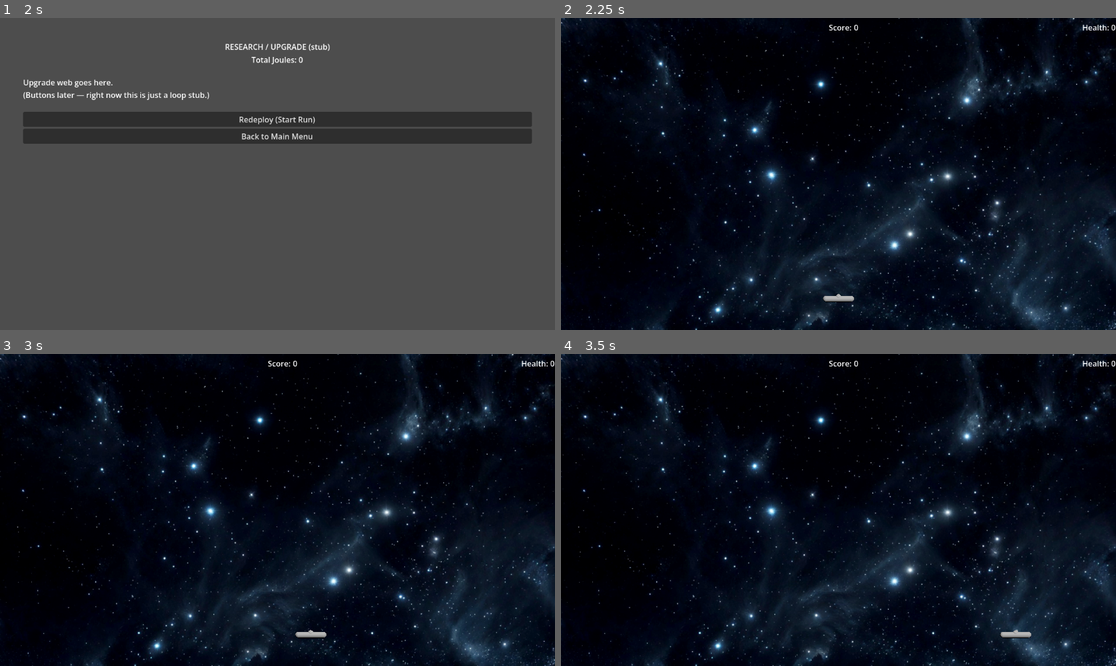
Above: before the commit, frames 1-4 (two rows, left to right).
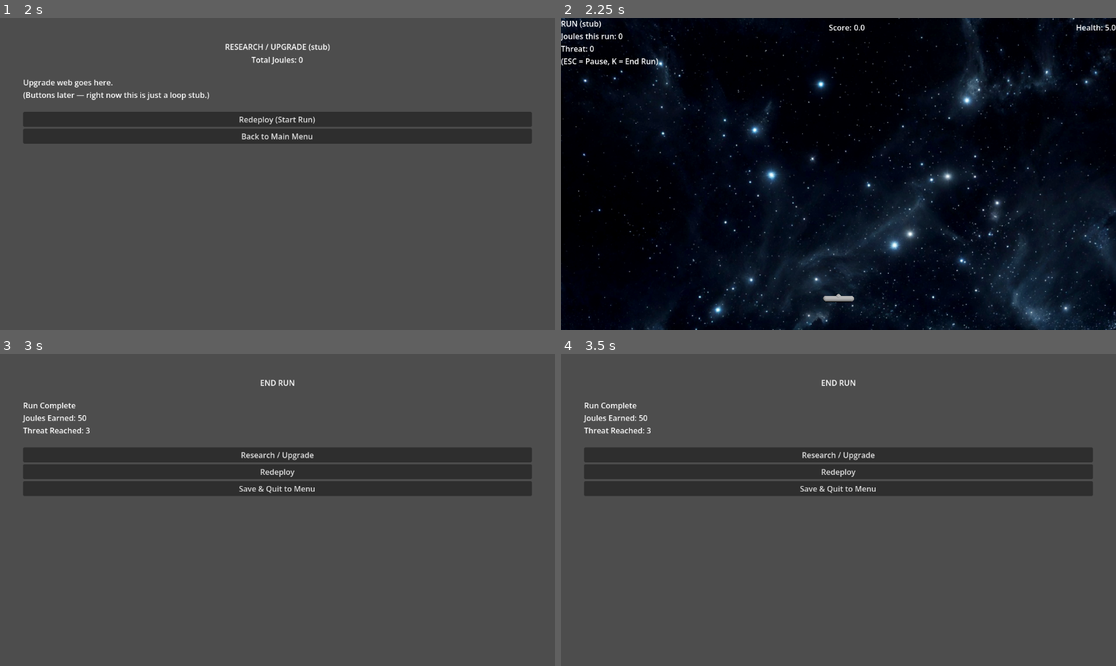
Above: after the commit, the same moments.

Repository: CaptainTiki/Helios
Game: Godot game, scene res://system/main_scene.tscn
The game is run twice, just before and just after one commit, with the same random seed, the same clock (stepped at 60 frames per second) and the same inputs.
Inputs (mouse positions are in pixels of both pictures, inside the frame that each line leads up to):
- Up to frame 1 (2 s): click "Start" at 0.5 s; click "New Game" at 1.25 s
- Up to frame 2 (2.25 s): click "Redeploy (Start Run)" at 2 s
- Up to frame 3 (3 s): tap Enter at 2.75 s; move the mouse to (399, 494) at 2.77 s; hold D (move_right) from 2.78 s (still down); tap K at 2.85 s
- Up to frame 4 (3.5 s): keep holding D (move_right)

Frame 1 is identical in both runs. In frame 2, 0.5% of the frame differs, in the area x 0-100%, y 0-16%; in frame 3, 100%; in frame 4, 100%, in the area x 0-100%, y 0-100%.
Error before the commit: Invalid access to property or key 'joules_this_run' on a base object of type 'Node (Player_Data)'. (res://game/level/controllers/run_state.gd:64)

Commit message:
Player Data
run data and player data seperated

Diff:
--- a/autoload/SaveManager.gd
+++ b/autoload/SaveManager.gd
@@ -50,6 +50,5 @@
 func autosave_on_run_start() -> void:
 	save_profile()
 
-func autosave_on_run_complete(joules_earned: int) -> void:
-	PlayerData.total_joules += joules_earned
+func autosave_on_run_complete() -> void:
 	save_profile()
--- a/autoload/player_data.gd
+++ b/autoload/player_data.gd
@@ -7,3 +7,6 @@
 
 var has_active_profile: bool = false
 var active_save_slot: String = "slot_1"
+
+func add_rundata(rundata : RunData) -> void:
+	total_joules += rundata.joules_this_run
--- a/game/level/controllers/run_state.gd
+++ b/game/level/controllers/run_state.gd
@@ -1,7 +1,7 @@
 extends Node3D
 class_name RunState
 
-signal run_ended(joules_earned: int)
+signal run_ended(rundata: RunData)
 signal save_and_quit_requested
 
 @onready var pause_menu: Control = %PauseMenu
@@ -30,8 +30,8 @@
 
 	# Temporary debug: press K to end run + grant some joules
 	if event is InputEventKey and event.pressed and event.keycode == KEY_K:
-		PlayerData.joules_this_run += 50
-		PlayerData.threat_level = max(PlayerData.threat_level, 3)
+		run_root.rundata.joules_this_run += 50
+		run_root.rundata.threat_level = max(run_root.rundata.threat_level, 3)
 		end_run()
 
 func _toggle_pause() -> void:
@@ -58,12 +58,12 @@
 	if ended:
 		return
 	ended = true
-	emit_signal("run_ended", PlayerData.joules_this_run)
+	emit_signal("run_ended", run_root.rundata)
 
 func update_hud() -> void:
 	hud_label.text = "RUN (stub)\nJoules this run: %d\nThreat: %d\n(ESC = Pause, K = End Run)" % [
-		PlayerData.joules_this_run,
-		PlayerData.threat_level
+		run_root.rundata.joules_this_run,
+		run_root.rundata.threat_level
 		]
 	health_value_label.text = str(run_root.health_controller.current_health)
 	score_value_label.text = str(run_root.scoring_controller.total_score)
--- a/game/level/controllers/scoring_controller.gd
+++ b/game/level/controllers/scoring_controller.gd
@@ -4,6 +4,10 @@
 @onready var score_value_label: Label = %Score_Value_Label
 
 var total_score : float = 0.0
+var run_root : RunRoot = null
+
+func _ready() -> void:
+	run_root = $"../../"
 
 func add_score(amt : float) -> void:
 	if amt <= 0:
--- a/game/level/run_root.gd
+++ b/game/level/run_root.gd
@@ -8,9 +8,12 @@
 @onready var health_controller: HealthController = %HealthController
 
 var main : MainScene = null
+var rundata : RunData = null
 
 func setup(_main : MainScene) -> void:
 	main = _main
+	rundata = RunData.new()
+	rundata.reset_for_new_run()
 	run_state.run_ended.connect(main.show_run_summary)
 	health_controller.died.connect(run_state.end_run)
 	run_state.update_hud()
--- /dev/null
+++ b/game/pickups/pickup_base.gd
@@ -0,0 +1,2 @@
+extends StaticBody3D
+class_name PickupBase
--- /dev/null
+++ b/game/pickups/pickup_base.tscn
@@ -0,0 +1,29 @@
+[gd_scene format=3 uid="uid://dqp76bq7g7rff"]
+
+[ext_resource type="Script" uid="uid://cstl2ovn8fg3j" path="res://game/pickups/pickup_base.gd" id="1_d26nl"]
+
+[sub_resource type="BoxShape3D" id="BoxShape3D_586pn"]
+size = Vector3(10, 4, 4)
+
+[sub_resource type="StandardMaterial3D" id="StandardMaterial3D_bces4"]
+albedo_color = Color(0.10043866, 0.3377082, 1, 1)
+
+[sub_resource type="BoxMesh" id="BoxMesh_wi55o"]
+material = SubResource("StandardMaterial3D_bces4")
+size = Vector3(10, 4, 4)
+
+[node name="PickupBase" type="StaticBody3D" unique_id=2065317777]
+script = ExtResource("1_d26nl")
+
+[node name="CollisionShape3D" type="CollisionShape3D" parent="." unique_id=1425586766]
+shape = SubResource("BoxShape3D_586pn")
+
+[node name="Rig" type="Node3D" parent="." unique_id=1200517901]
+
+[node name="Mesh" type="Node3D" parent="Rig" unique_id=1271359603]
+
+[node name="MeshInstance3D" type="MeshInstance3D" parent="Rig/Mesh" unique_id=620355156]
+mesh = SubResource("BoxMesh_wi55o")
+skeleton = NodePath("../../..")
+
+[node name="VFX" type="Node3D" parent="Rig" unique_id=1635754219]
--- a/game/ui/run_summary.gd
+++ b/game/ui/run_summary.gd
@@ -1,13 +1,16 @@
 extends Control
+class_name RunSummaryScreen
 
 signal upgrade_pressed
 signal redeploy_pressed
 signal save_quit_pressed
 
 func _ready() -> void:
-    $Margin/VBox/UpgradeButton.pressed.connect(func(): emit_signal("upgrade_pressed"))
-    $Margin/VBox/RedeployButton.pressed.connect(func(): emit_signal("redeploy_pressed"))
-    $Margin/VBox/SaveQuitButton.pressed.connect(func(): emit_signal("save_quit_pressed"))
+	$Margin/VBox/UpgradeButton.pressed.connect(func(): emit_signal("upgrade_pressed"))
+	$Margin/VBox/RedeployButton.pressed.connect(func(): emit_signal("redeploy_pressed"))
+	$Margin/VBox/SaveQuitButton.pressed.connect(func(): emit_signal("save_quit_pressed"))
 
-func set_summary(joules_earned: int, threat_reached: int) -> void:
-    $Margin/VBox/SummaryLabel.text = "Run Complete\nJoules Earned: %d\nThreat Reached: %d" % [joules_earned, threat_reached]
+func set_summary(rundata : RunData) -> void:
+	var joules_earned: float = rundata.joules_this_run
+	var threat_reached: float = rundata.threat_level
+	$Margin/VBox/SummaryLabel.text = "Run Complete\nJoules Earned: %d\nThreat Reached: %d" % [joules_earned, threat_reached]
--- a/system/main_scene.gd
+++ b/system/main_scene.gd
@@ -75,10 +75,15 @@
 	_set_game(preload("res://game/level/run_root.tscn"))
 
 
-func show_run_summary(joules_earned: int) -> void:
-	SaveManager.autosave_on_run_complete(joules_earned)
-	_clear_game()
+func show_run_summary(rundata : RunData) -> void:
+	PlayerData.add_rundata(rundata)
+	SaveManager.autosave_on_run_complete()
 	_set_screen(preload("res://game/ui/run_summary.tscn"))
+	print(current_screen.name)
+	if current_screen is RunSummaryScreen:
+		current_screen.set_summary(rundata)
+	_clear_game()
+
 
 
 # ---------- Wiring ----------
Not shown, added: game/pickups/pickup_base.gd.uid
